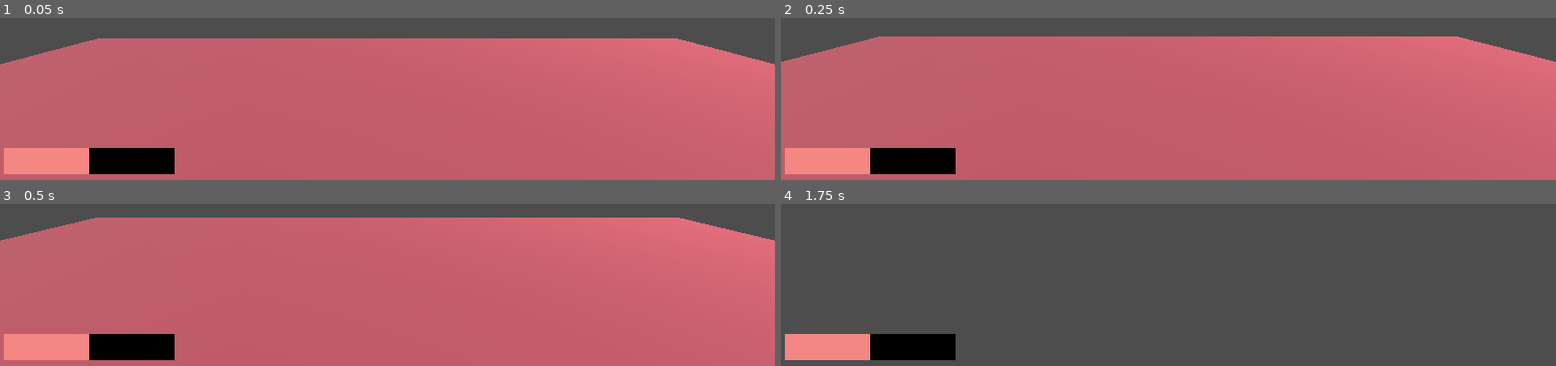
Above: before the commit, frames 1-4 (two rows, left to right).
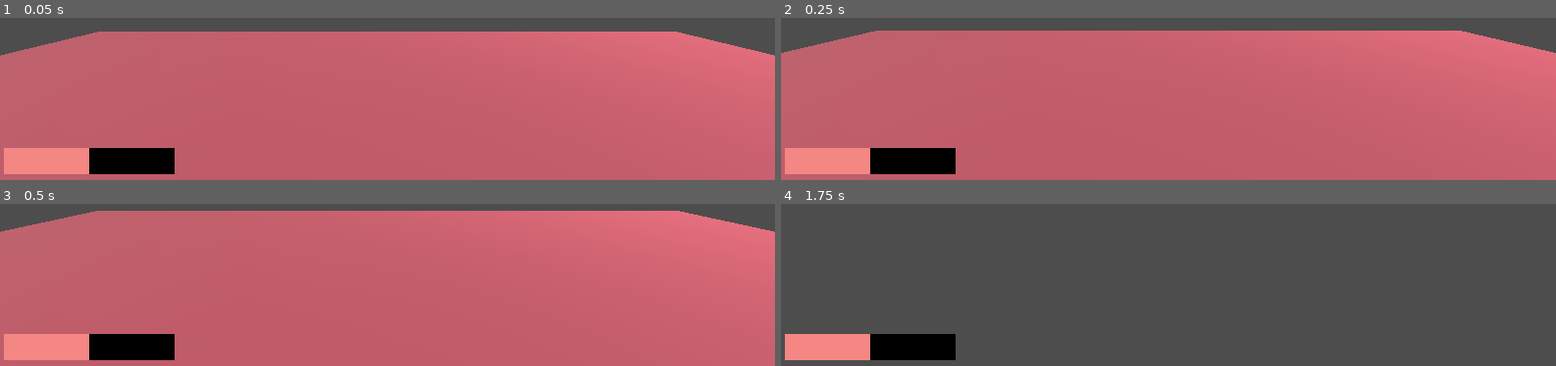
Above: after the commit, the same moments.

Repository: JmatiF/RobotsVsVirus
Game: Godot game, scene res://Scenes/Levels/World.tscn
Two runs of this game, one before a commit and one after it. Both use one fixed random seed, a clock stepped at 60 frames per second and the inputs below.
Inputs (mouse positions are in pixels of both pictures, inside the frame that each line leads up to):
- Up to frame 1 (0.05 s): no input
- Up to frame 2 (0.25 s): no input
- Up to frame 3 (0.5 s): no input
- Up to frame 4 (1.75 s): move the mouse to (outside the picture) at 0.52 s; hold W (moveForward) from 0.53 s (still down); tap Space (jump) at 0.77, 1.52 s; move the mouse to (outside the picture) at 1.27 s

The runs differ from the first frame. In frame 1, 4.3% of the frame differs, in the area x 0-100%, y 8-29%; in frame 2, 3.9%; in frame 3, 4.3%, in the area x 0-100%, y 4-23%; in frame 4, nothing differs.

Commit message:
Robot0003

Diff:
--- a/Scenes/Characters/Player.tscn
+++ b/Scenes/Characters/Player.tscn
@@ -1,7 +1,7 @@
 [gd_scene load_steps=7 format=3 uid="uid://xn7j454n6ph5"]
 
 [ext_resource type="Script" path="res://Scripts/Characters/Player.gd" id="1_ab17k"]
-[ext_resource type="PackedScene" uid="uid://ddo2p86gwk5xn" path="res://Models/Robots/Robot0001.glb" id="1_juua5"]
+[ext_resource type="PackedScene" uid="uid://c5jwivcadswto" path="res://Scenes/Characters/Robot0003.tscn" id="2_3b1kx"]
 [ext_resource type="Script" path="res://Scripts/Characters/CameraController.gd" id="3_dshg4"]
 [ext_resource type="PackedScene" uid="uid://dqactihshk360" path="res://Scenes/Ui/HealthBar.tscn" id="4_4rduo"]
 [ext_resource type="PackedScene" uid="uid://fceucpsvu83n" path="res://Scenes/Ui/HpBar.tscn" id="5_n21so"]
@@ -16,10 +16,12 @@
 transform = Transform3D(1, 0, 0, 0, 1, 0, 0, 0, 1, 0.0262871, -1.78206, 0)
 shape = SubResource("BoxShape3D_eljy6")
 
-[node name="Robot0001" parent="." instance=ExtResource("1_juua5")]
+[node name="SkinController" type="Node3D" parent="."]
+
+[node name="Robot0003" parent="SkinController" instance=ExtResource("2_3b1kx")]
 
 [node name="CameraController" type="Node3D" parent="."]
-transform = Transform3D(1, 0, 0, 0, 1, 0, 0, 0, 1, 0, 0, -0.108821)
+transform = Transform3D(1, 0, 0, 0, 1, 0, 0, 0, 1, 0, -1.14219, -0.108821)
 script = ExtResource("3_dshg4")
 
 [node name="Camera3D" type="Camera3D" parent="CameraController"]
--- /dev/null
+++ b/Scenes/Characters/Robot0003.tscn
@@ -0,0 +1,9 @@
+[gd_scene load_steps=2 format=3 uid="uid://c5jwivcadswto"]
+
+[ext_resource type="PackedScene" uid="uid://d3l3pg86vcpab" path="res://Models/Robots/Robot0003.glb" id="1_5s5t8"]
+
+[node name="Robot0003" instance=ExtResource("1_5s5t8")]
+
+[node name="Skeleton3D" parent="Esqueleto" index="0"]
+bones/6/rotation = Quaternion(0.707044, 0.00940607, -0.707044, -0.00940607)
+bones/7/rotation = Quaternion(-5.22568e-19, 9.21816e-22, 0.0129744, 0.999916)
Binary file added: Models/Robots/Robot0003.glb
Not shown, added: Models/Robots/Robot0003.glb.import
